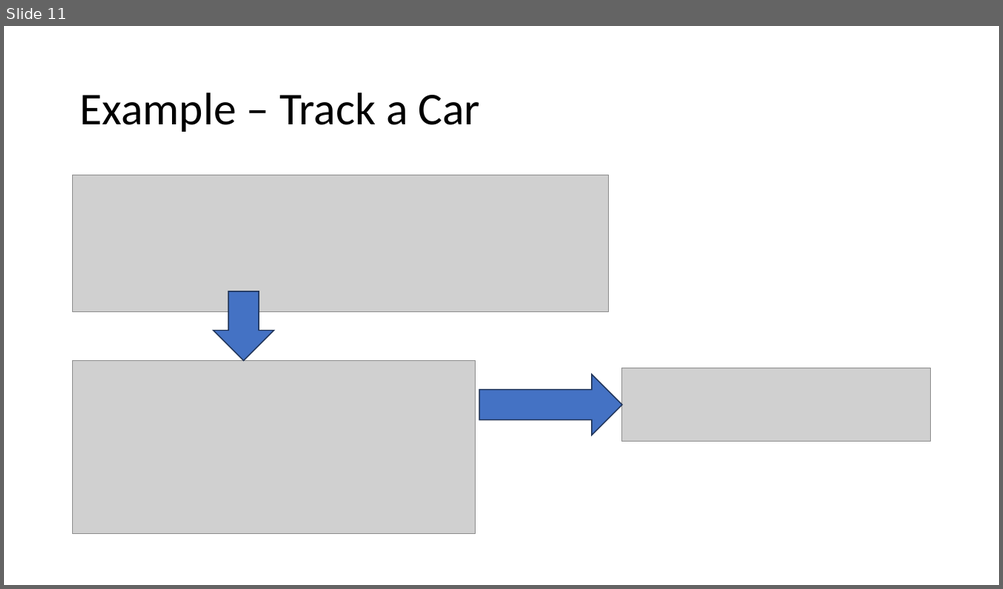
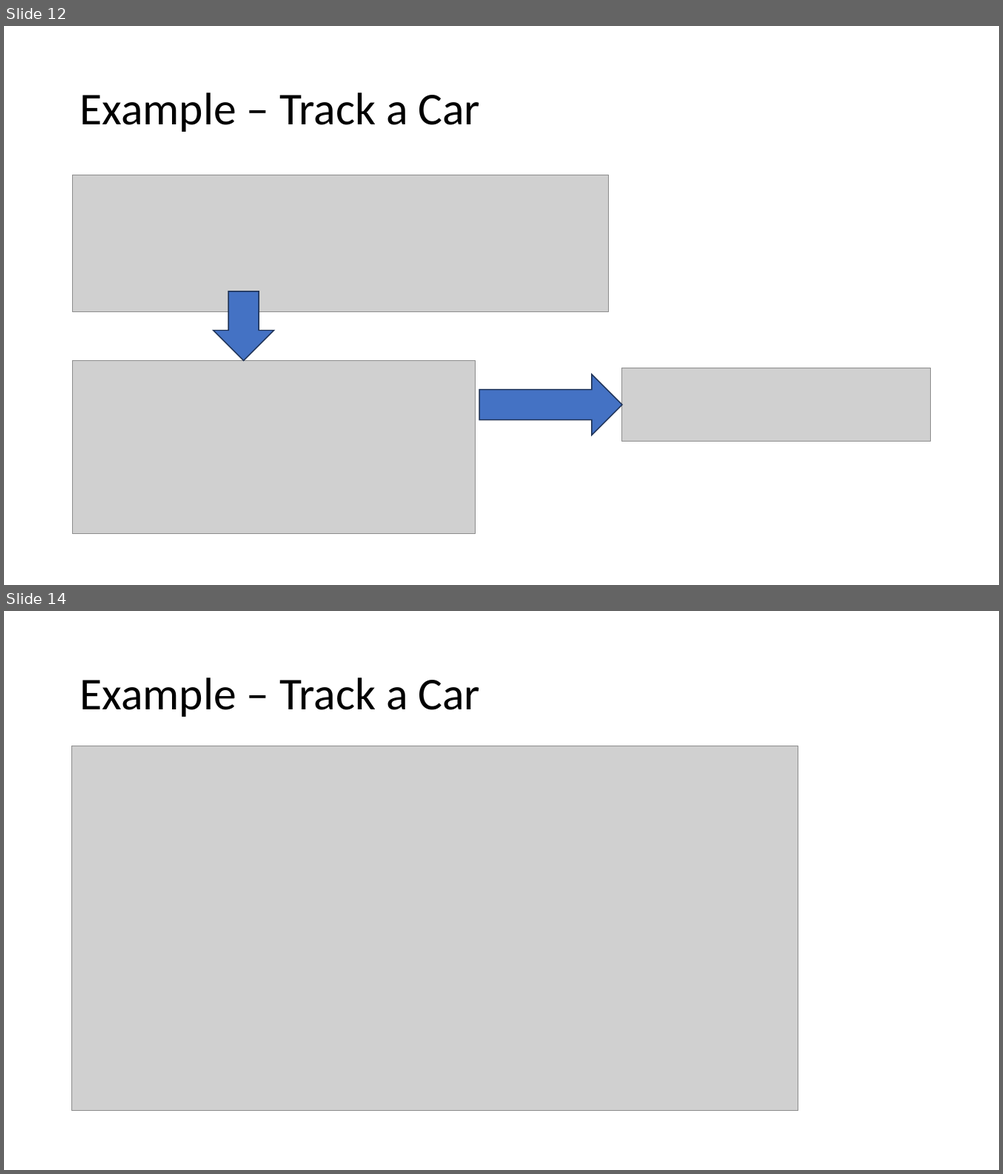
Before and after one commit to jet-w/jet-w.blog, a slide deck: src/.vuepress/public/data/unisa/AdvancedAnalytic1/project/Kalman Filter.pptx. Shown one above the other, each under a label of ours: slide 11 before the commit, slides 12 and 14 after it; the slides between them are not shown. The pictures are 1003x589 and 1003x1174 pixels, drawn with LibreOffice and Linux fonts; fonts in the diff are those of the drawing; grey boxes stand for pictures. Boxes give left, top, right and bottom in pixels: in the first picture for what was removed or moved away, otherwise in the second. Text is boxed around its words. In the diff, an @@ line names an element or a change of style, - is before the commit and + after.

```diff
--- a/src/.vuepress/public/data/unisa/AdvancedAnalytic1/project/Kalman Filter.pptx
+++ b/src/.vuepress/public/data/unisa/AdvancedAnalytic1/project/Kalman Filter.pptx
@@ slide 14 added at [4, 611, 999, 1170], background #FFFFFF @@
@@ title added at [79, 678, 481, 717], 44 pt, text #000000 @@
+Example – Track a Car
@@ picture added at [72, 746, 798, 1112] @@
@@ what was slide 11 is now slide 12 @@
```
Also in this commit, not shown: 4 slides changed, 2 other slides added, 1 other file.
